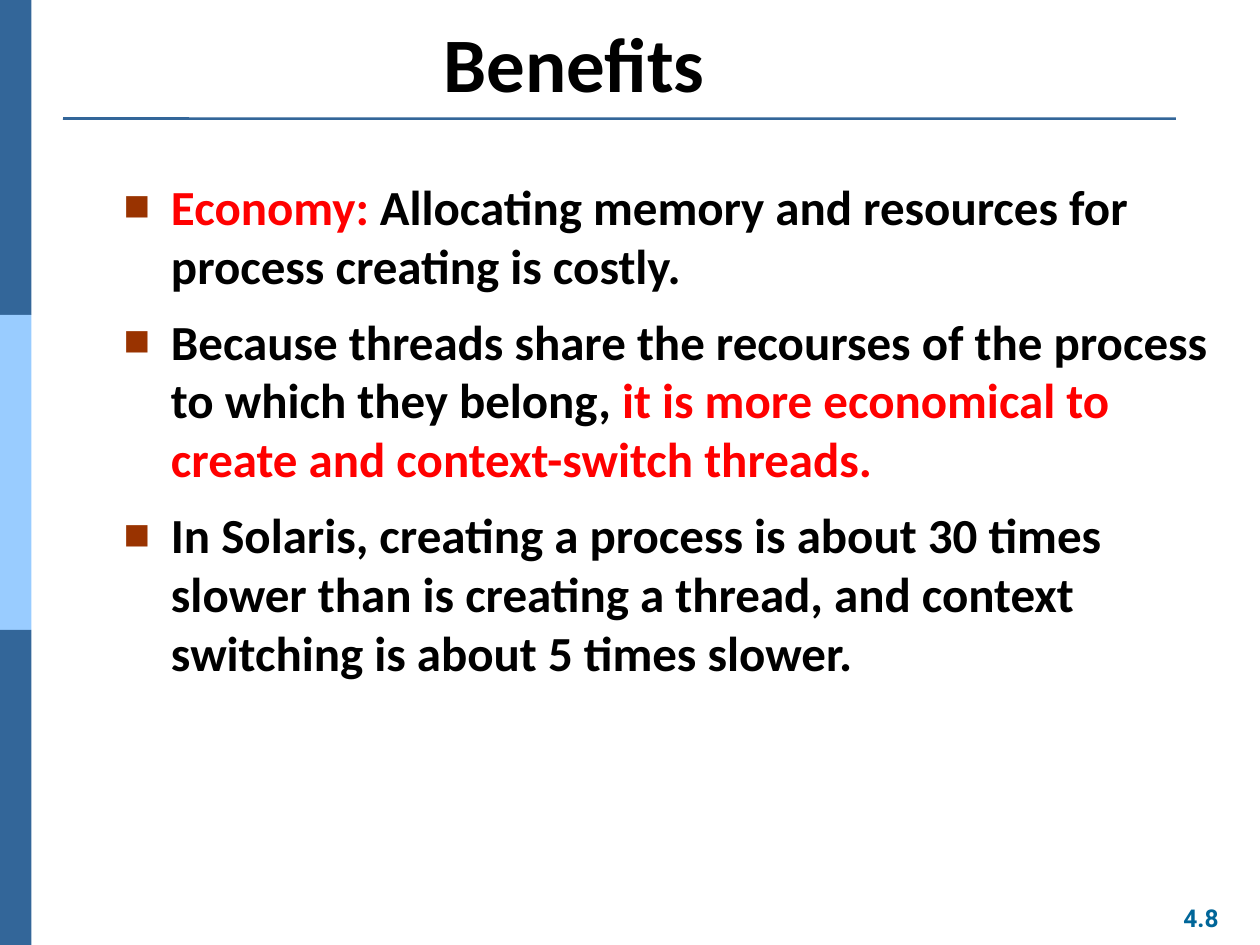
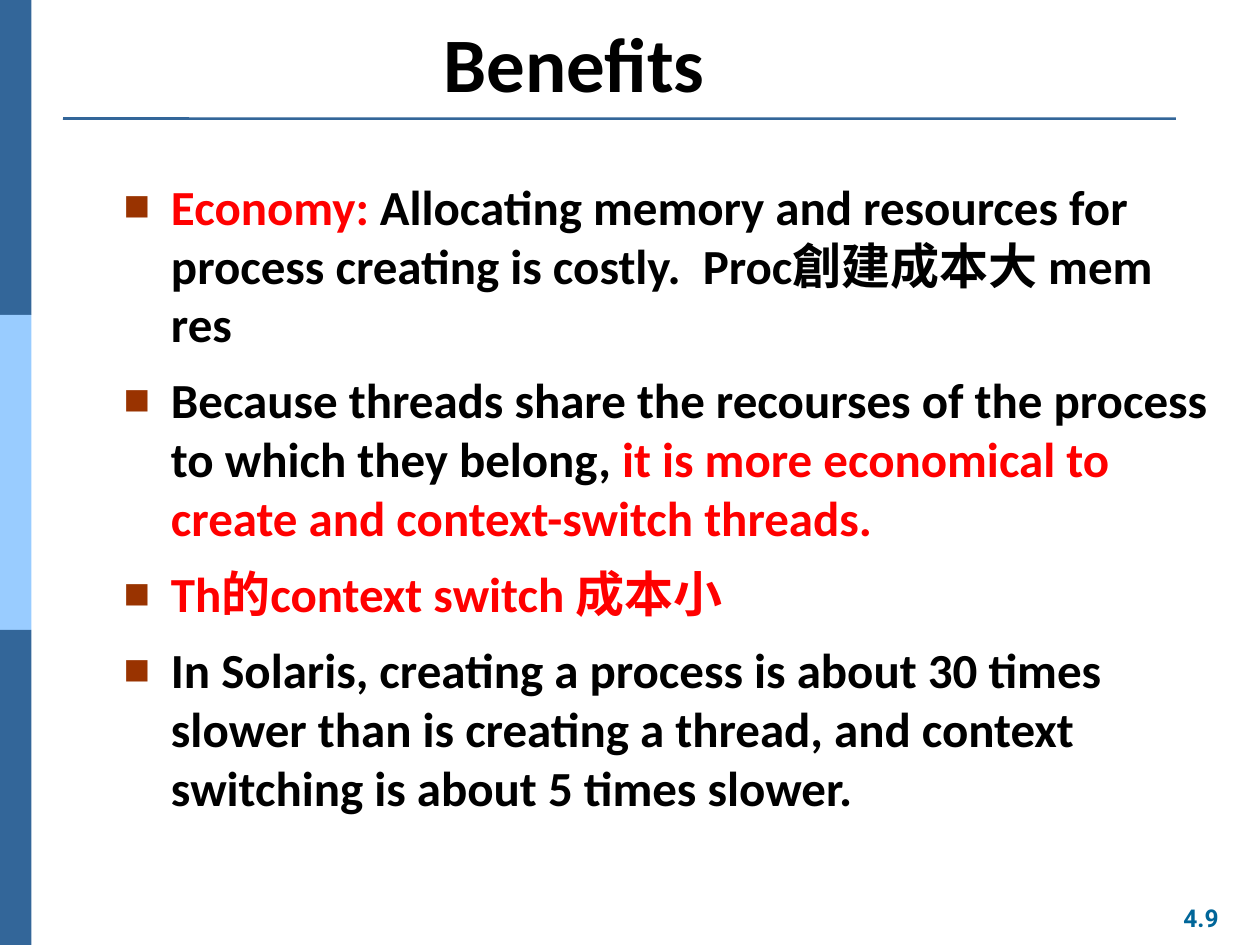
Before and after one commit to Yang09701194/OS_Learning, a slide deck: slide 9 of ch04.pptx (slide 8 before the commit). Drawn at 1260x945 pixels with LibreOffice and Linux fonts; fonts in the diff are those of the drawing. Boxes give left, top, right and bottom in pixels: in the first picture for what was removed or moved away, otherwise in the second. Text is boxed around its words. In the diff, an @@ line names an element or a change of style, - is before the commit and + after.

```diff
--- a/ch04.pptx
+++ b/ch04.pptx
@@ text at (171, 190, 1152, 343): text changed @@
-■ Economy: Allocating memory and resources for process creating is costly.
+■ Economy: Allocating memory and resources for process creating is costly. Proc創建成本大 mem res
@@ text at (171, 570, 722, 617): paragraph added @@
+■ Th的context switch 成本小
@@ page number at (1183, 909, 1218, 927): text changed @@
-4.8
+4.9
```
Also in this commit, not shown: 5 other slides changed, 1 slide added.
